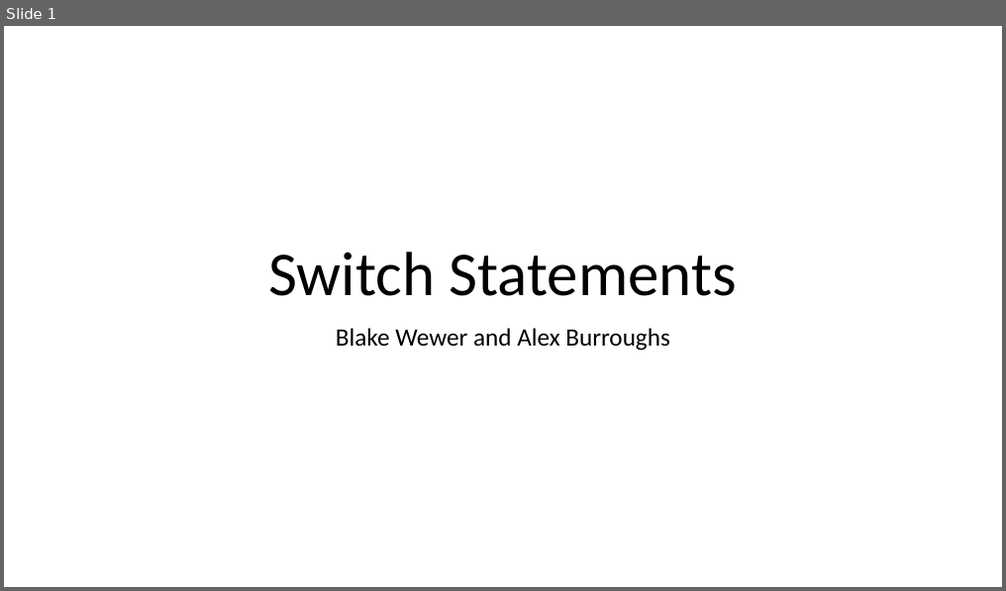
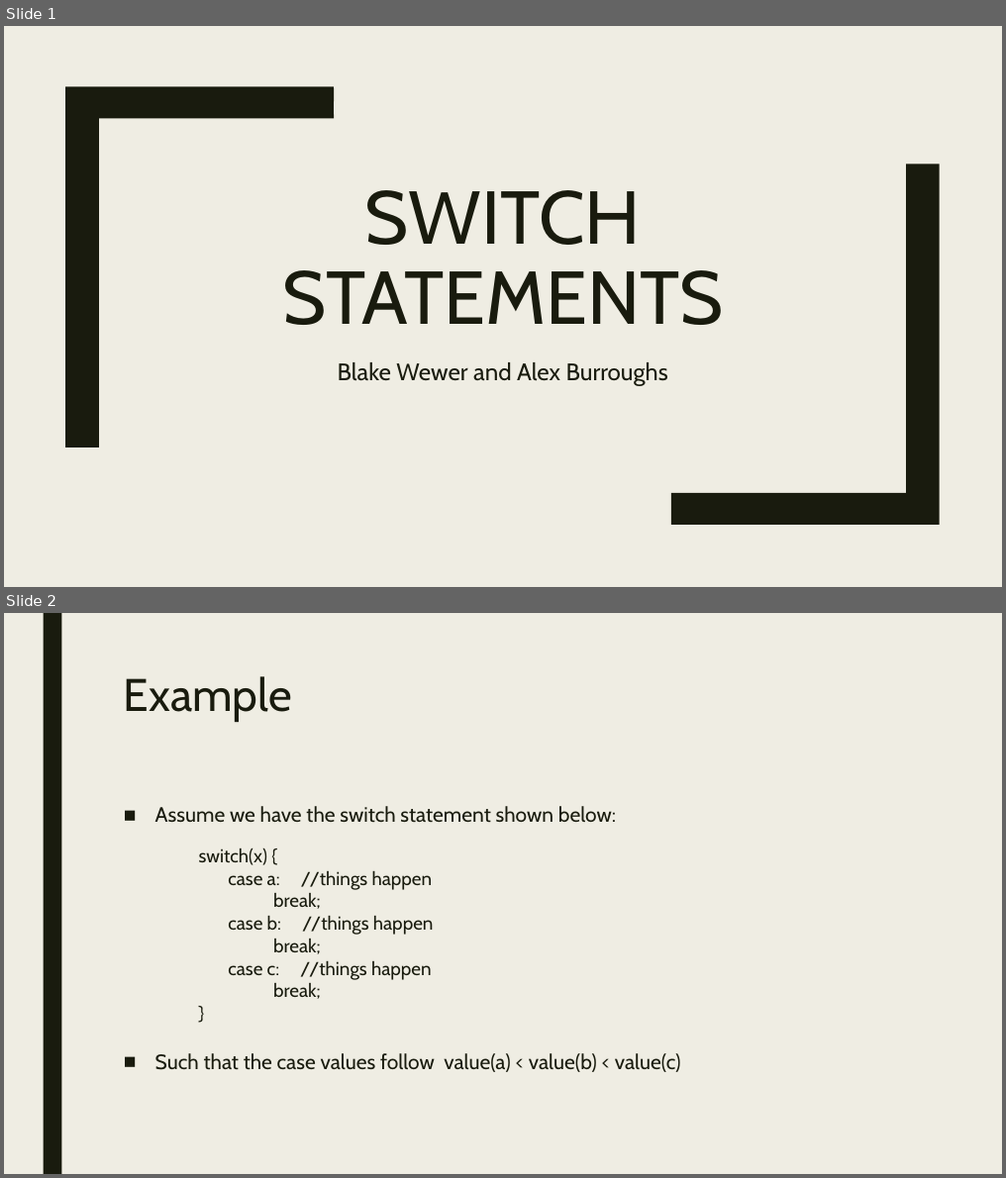
Before and after one commit to BlakeWewer/CIS-450, a slide deck: Assignment5/Wewer_Blake/slides.pptx. Shown one above the other, each under a label of ours: slide 1 before the commit, slides 1 and 2 after it. The pictures are 1006x591 and 1006x1178 pixels, drawn with LibreOffice and Linux fonts; fonts in the diff are those of the drawing. Boxes give left, top, right and bottom in pixels: in the first picture for what was removed or moved away, otherwise in the second. Text is boxed around its words. In the diff, an @@ line names an element or a change of style, - is before the commit and + after.

```diff
--- a/Assignment5/Wewer_Blake/slides.pptx
+++ b/Assignment5/Wewer_Blake/slides.pptx
@@ slide 2 added at [4, 613, 1002, 1174], background #EFEDE3 @@
@@ rectangle added at [43, 613, 61, 1174], fill #191B0E @@
@@ title added at [124, 676, 292, 722], 44 pt, text #191B0E @@
+Example
@@ text added at [155, 806, 681, 1072], 20 pt, text #191B0E @@
+■ Assume we have the switch statement shown below:
+switch(x) {
+case a: //things happen
+break;
+case b: //things happen
+break;
+case c: //things happen
+break;
+}
+■ Such that the case values follow value(a) < value(b) < value(c)
@@ slide 1 changed as well @@
@@ background #FFFFFF to #EFEDE3 @@
@@ freeform shape added at [65, 86, 334, 448], fill #191B0E @@
@@ freeform shape added at [672, 164, 940, 525], fill #191B0E @@
@@ title at [282, 190, 724, 325]: text changed; size 60 to 72 pt; font Calibri to Cabin; text colour #000000 to #191B0E @@
-Switch Statements
+SWITCH STATEMENTS
@@ subtitle "Blake Wewer and Alex Burroughs": place and size @@
-subtitle "Blake Wewer and Alex Burroughs" at [336, 328, 670, 351]
+subtitle "Blake Wewer and Alex Burroughs" at [338, 363, 668, 386]
@@ subtitle "Blake Wewer and Alex Burroughs" at [338, 363, 668, 386]: size 24 to 23 pt, font Calibri to Cabin, text colour #000000 to #191B0E; line spacing 0.9 to 1.12; less space between paragraphs @@
```
Also in this commit, not shown: 1 slide removed, 3 other files.
